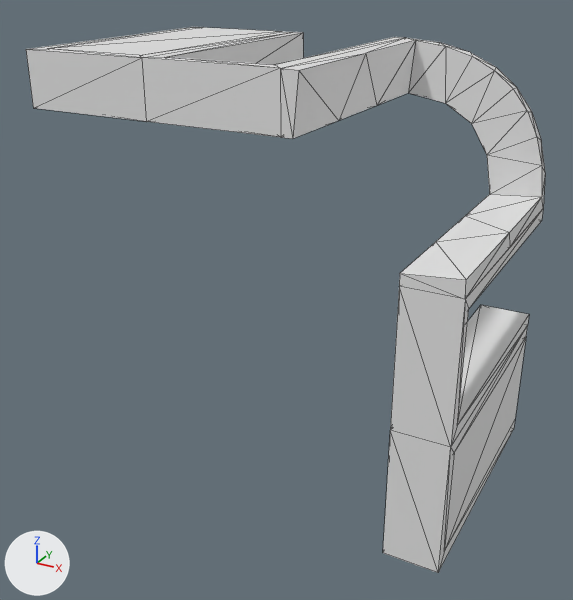
A saved change to the OBJ model data/bmc/SET_4W2C/t_241.obj.
Rendered twice from a 50 mm camera at (0.577, -1.031, 0.453) aimed at (-0.106, 0.211, -0.168). The axes (+X, +Y, +Z) are drawn at lower left. The lights are the same throughout. Mesh edges are drawn as thin lines. Where no turn or scale is listed for an object, it has been applied to the vertices.

The scene before the commit, as lines of its bpy script (objects in view):
```python
me_t_241 = bpy.data.meshes.new('t_241')
me_t_241.from_pydata(...)  # 92 vertices, 208 faces; spans x -0.5..0.3, y 0.0..0.5, z -0.5..0.3
ob_t_241 = bpy.data.objects.new('t_241', me_t_241)
ob_t_241.location = (0.0, 0.0, 0.0)
```
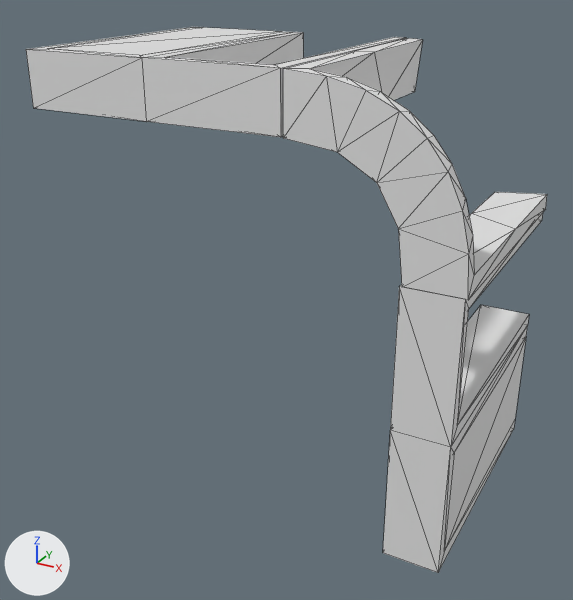
Location of each change, (x1, y1, x2, y2) in pixels of the pictures (573 x 600 px):
't_241', reshaped
    before: (26, 27, 545, 573)
    after: (26, 27, 547, 573)
part 1 of me_t_241, added
    after: (283, 38, 547, 300)
part 2 of me_t_241, cut back
    before: (280, 38, 545, 299)

The change, as a diff of the scene's bpy script:
```diff
--- a/data/bmc/SET_4W2C/t_241.obj.py
+++ b/data/bmc/SET_4W2C/t_241.obj.py
@@ me_t_241 @@
 # used by ob_t_241; location = (0.0, 0.0, 0.0)
-me_t_241.from_pydata(...)  # 92 vertices, 208 faces; spans x -0.5..0.3, y 0.0..0.5, z -0.5..0.3
+me_t_241.from_pydata(...)  # 104 vertices, 216 faces; spans x -0.5..0.304, y 0.0..0.5, z -0.5..0.3
+# me_t_241 part 1: a new loose piece of 48 vertices spanning x 0.004..0.304, y 0.0..0.5, z -0.001..0.299
+# me_t_241 part 2
+# 36 vertices are removed from x 0.0..0.3, y 0.0..0.5, z 0.0..0.299
+# 88 faces are deleted
+# 4 new faces join them
```
